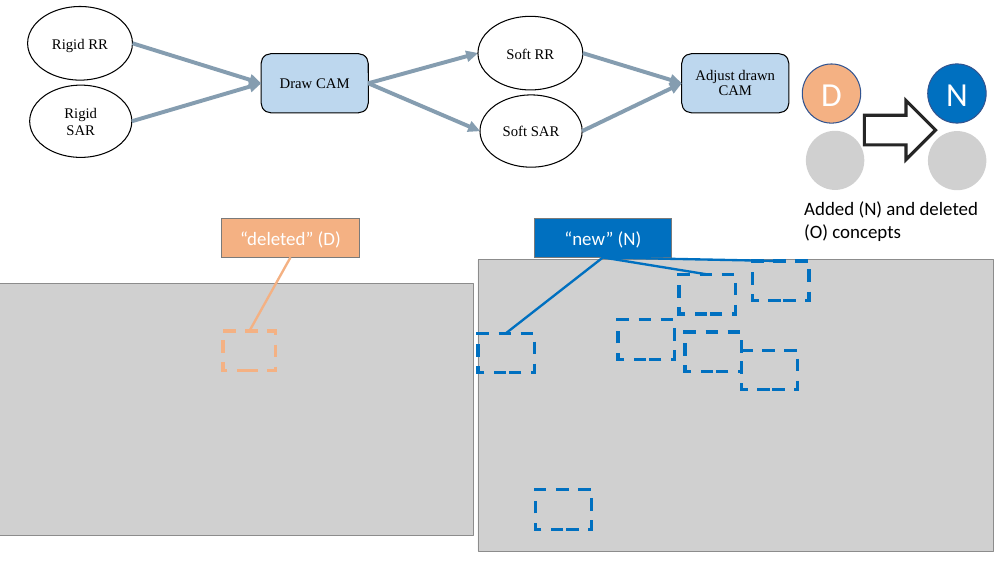
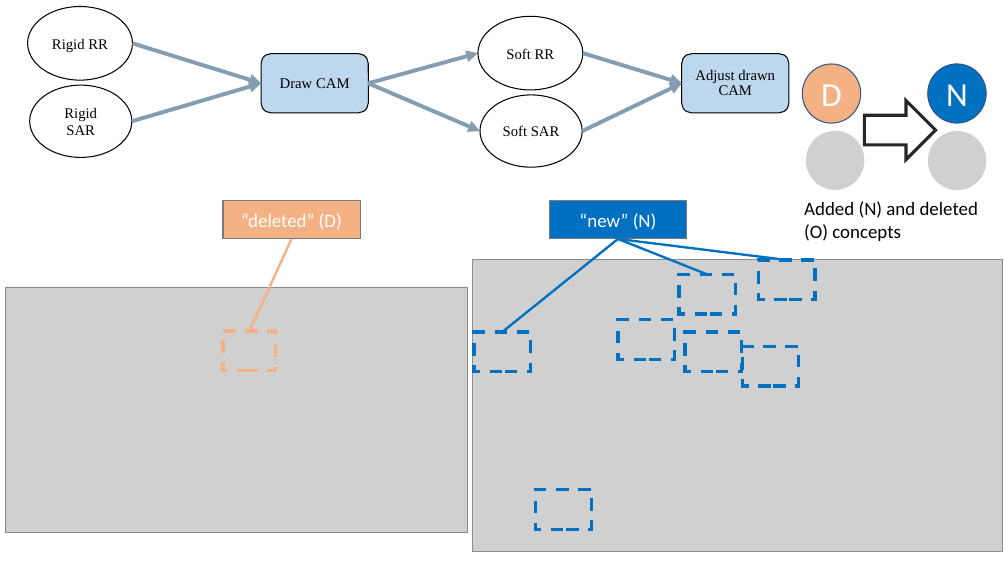
Before and after one commit to FennStatistics/Article_SoftRobotIntervention, a slide deck: slide 1 of Materials/figures manually created/Fig. 2.pptx. Drawn at 1008x567 pixels with LibreOffice and Linux fonts; fonts in the diff are those of the drawing; grey boxes stand for pictures. Boxes give left, top, right and bottom in pixels: in the first picture for what was removed or moved away, otherwise in the second. Text is boxed around its words. In the diff, an @@ line names an element or a change of style, - is before the commit and + after.

```diff
--- a/Materials/figures manually created/Fig. 2.pptx
+++ b/Materials/figures manually created/Fig. 2.pptx
@@ rectangle "“deleted” (D)": place and size @@
-rectangle "“deleted” (D)" at box(222, 219, 359, 257)
+rectangle "“deleted” (D)" at box(223, 200, 360, 239)
@@ rectangle "“new” (N)": place and size @@
-rectangle "“new” (N)" at box(535, 219, 671, 258)
+rectangle "“new” (N)" at box(550, 200, 687, 239)
@@ line moved from (250, 331) - (290, 257) to (250, 331) - (292, 239) @@
@@ line moved from (507, 333) - (603, 258) to (502, 332) - (618, 239) @@
@@ line moved from (781, 261) - (603, 258) to (787, 260) - (618, 239) @@
@@ line moved from (707, 274) - (603, 258) to (707, 274) - (618, 239) @@
@@ picture: place and size @@
-picture at box(478, 260, 994, 551)
+picture at box(473, 259, 1003, 552)
@@ rectangle: place and size @@
-rectangle at box(753, 261, 810, 300)
+rectangle at box(758, 260, 815, 299)
@@ picture: place and size @@
-picture at box(0, 284, 473, 535)
+picture at box(5, 287, 468, 532)
@@ rectangle: place and size @@
-rectangle at box(478, 333, 535, 373)
+rectangle at box(474, 332, 531, 371)
@@ rectangle: place and size @@
-rectangle at box(742, 350, 799, 389)
+rectangle at box(743, 346, 799, 386)
```
Also in this commit, not shown: 15 other files.
